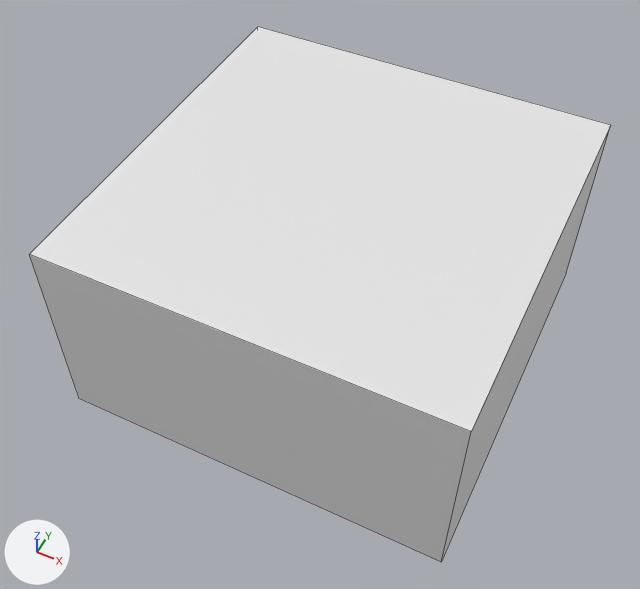
The Blender file resource/Materials/Model/plate-copter.blend, before and after one commit.
Rendered twice from a 50 mm camera at (0.98, -2.12, 2.44) aimed at (-0.03, -0.11, -0.08). Every picture has the same lights, and +X, +Y and +Z are marked at lower left. Mesh edges are drawn as thin lines.

Script lines for the objects in view, before the commit:
```python
me_cube = bpy.data.meshes.new('Cube')
me_cube.from_pydata(...)  # a box spanning x -1.0..1.0, y -1.0..1.0, z -1.0..1.0
ob_cube = bpy.data.objects.new('Cube', me_cube)
ob_cube.location = (0.0, 0.0, 0.0)
ob_cube.scale = (0.75, 0.75, 0.4)
```
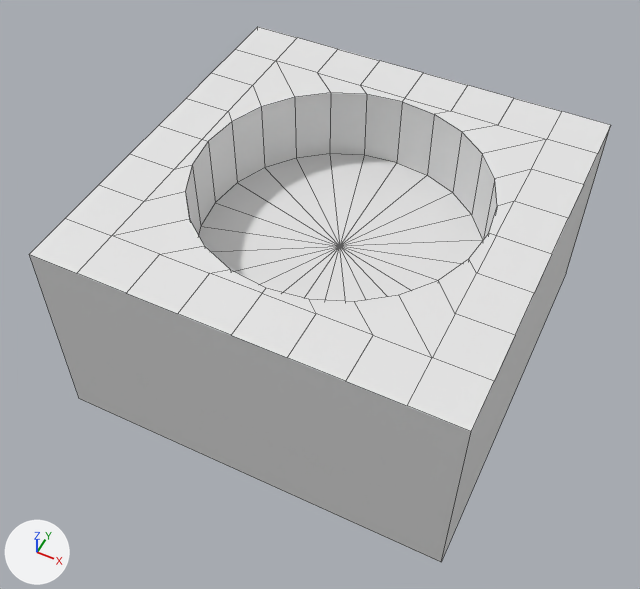
Commit message: add plate copter

The change in detail:
me_cube is used by ob_cube; location (0.0, 0.0, 0.0); scale (0.75, 0.75, 0.4).
me_cube had 8 vertices, 6 faces and spanned x -1.0..1.0, y -1.0..1.0, z -1.0..1.0.
me_cube now has 109 vertices, 105 faces and spans x -0.75..0.75, y -0.75..0.75, z -0.4..0.4.
me_cube part 1: the whole mesh is rebuilt.
Object 'Cube' (ob_cube) is rescaled from (0.75, 0.75, 0.4) to (1.0, 1.0, 1.0).

Changed parts and their boxes [x1, y1, x2, y2] in the pictures (640 x 589 px):
'Cube', reshaped, rescaled
    both: [29, 27, 611, 562]
